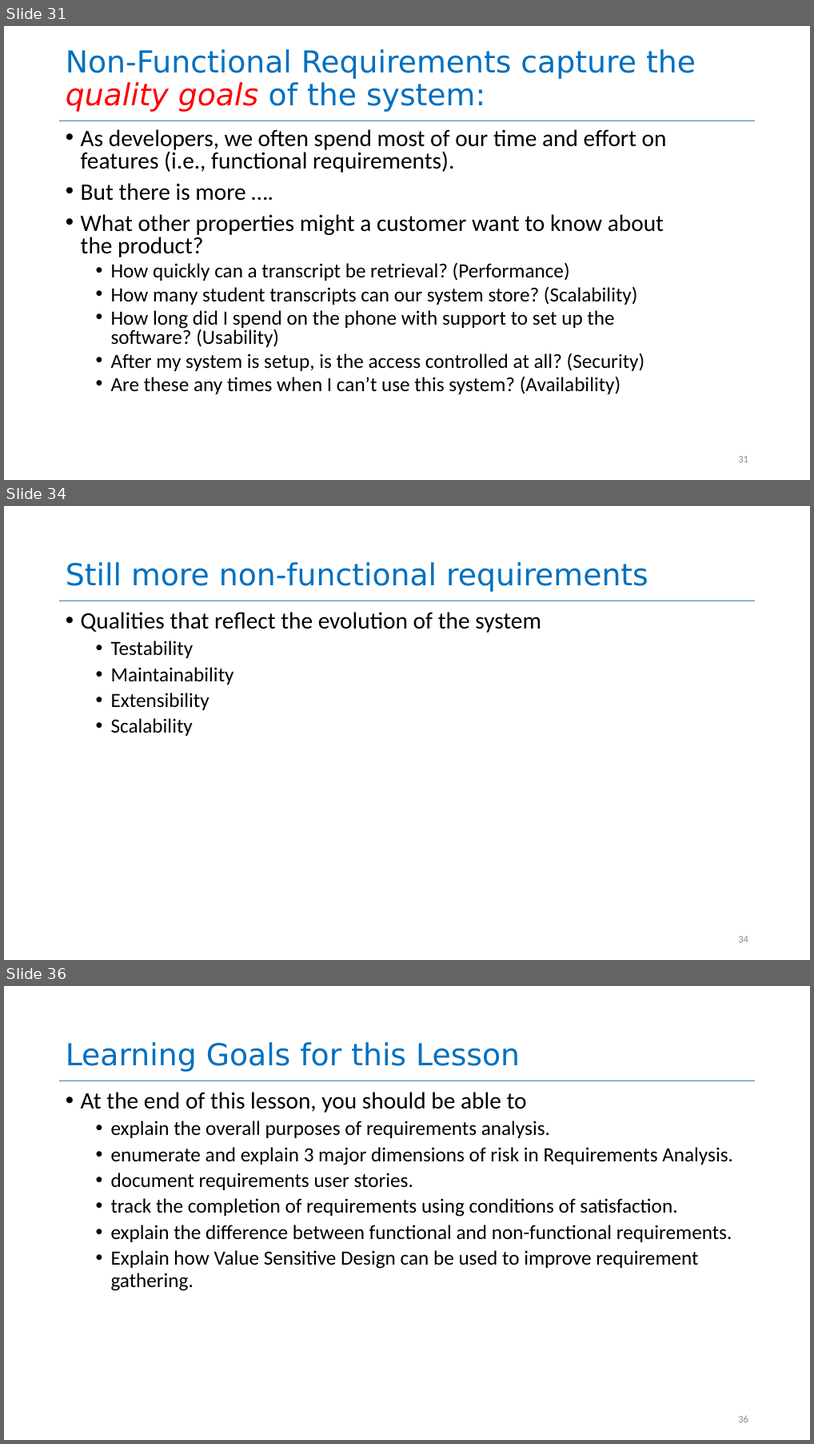
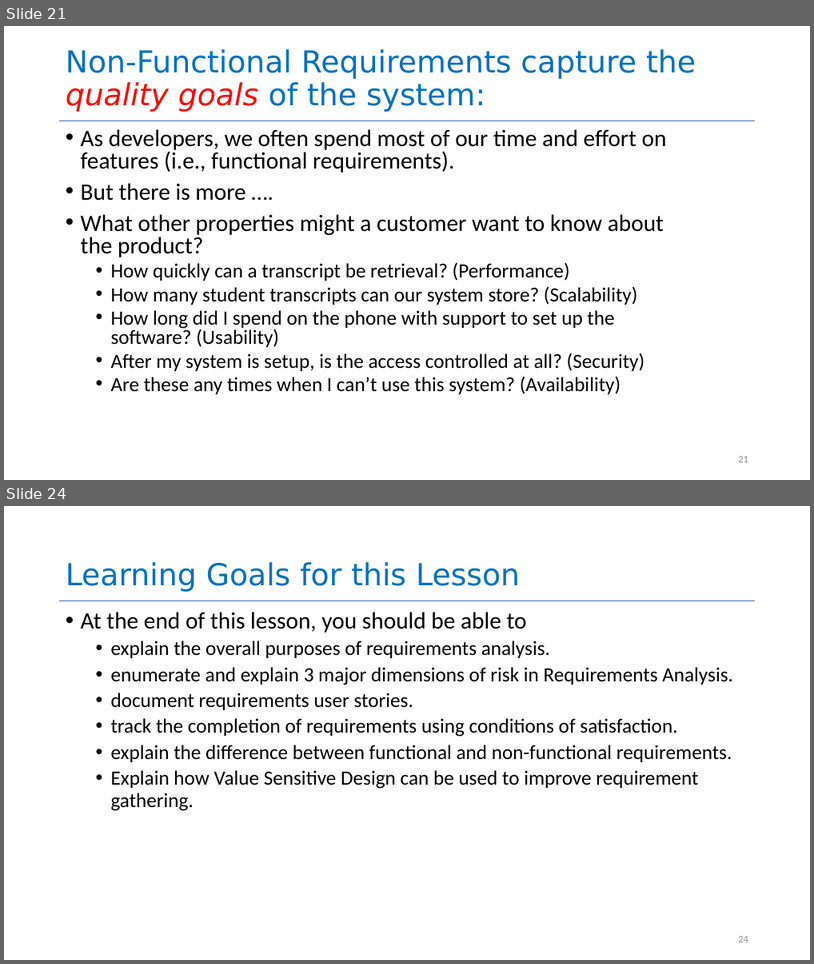
Before and after one commit to yashburshe/CS4530-Fall-2025, a slide deck: Slides/Module 01.2 Requirements Gathering.pptx. Shown one above the other, each under a label of ours: slides 31, 34 and 36 before the commit, slides 21 and 24 after it; the slides between them are not shown. The pictures are 814x1444 and 814x964 pixels, drawn with LibreOffice and Linux fonts; fonts in the diff are those of the drawing. Boxes give left, top, right and bottom in pixels: in the first picture for what was removed or moved away, otherwise in the second. Text is boxed around its words. In the diff, an @@ line names an element or a change of style, - is before the commit and + after.

```diff
--- a/Slides/Module 01.2 Requirements Gathering.pptx
+++ b/Slides/Module 01.2 Requirements Gathering.pptx
@@ slide 34 removed at bbox=[4, 506, 810, 960], background #FFFFFF; not listed: 1 template element that a slide beside it also shows @@
@@ title removed at bbox=[66, 562, 649, 592] @@
-Still more non-functional requirements
@@ text removed at bbox=[81, 612, 542, 736] @@
-• Qualities that reflect the evolution of the system
-  • Testability
-  • Maintainability
-  • Extensibility
-  • Scalability
@@ page number removed at bbox=[738, 936, 749, 942] @@
-34
@@ what was slide 31 is now slide 21 @@
@@ what was slide 36 is now slide 24 @@
@@ page number at bbox=[738, 936, 749, 942]: text changed @@
-36
+24
```
Also in this commit, not shown: 10 slides changed, 2 slides added, 8 other slides removed, 1 other file.
